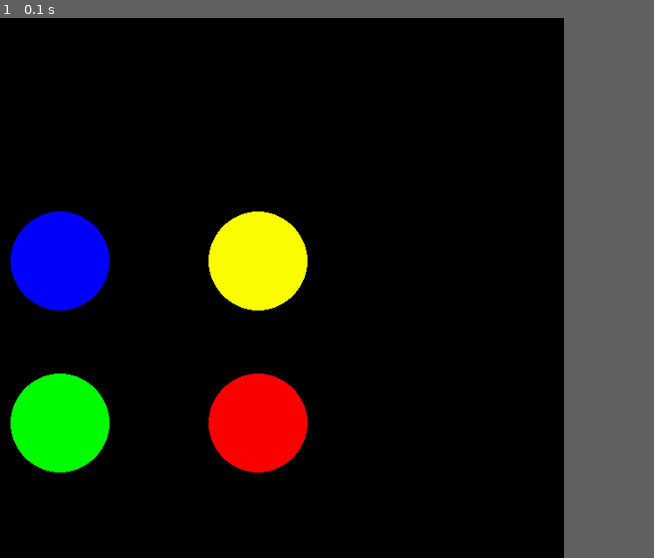
Above: before the commit, frame 1.
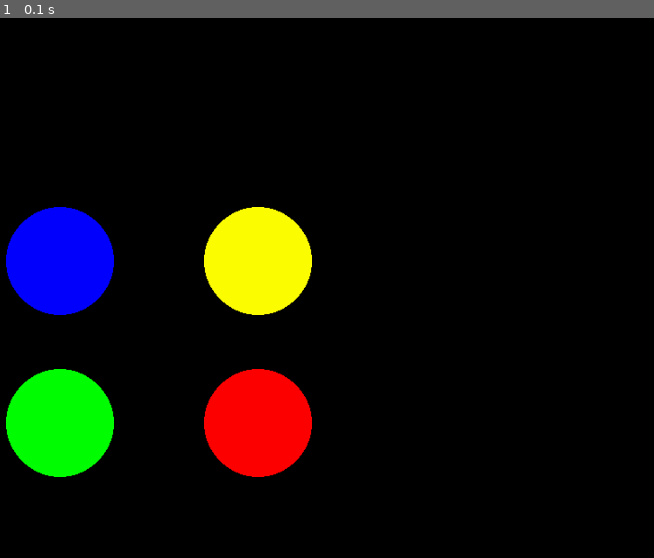
Above: after the commit, the same moment.

Repository: insper-classroom/devlife-23-1-projeto-pygame-henrique-turco-e-thiago-miranda
Game: pygame game, started from jogo.py
The game is run twice, just before and just after one commit, with the same random seed, the same clock (stepped at 60 frames per second) and the same inputs.
Inputs:
- Up to frame 1 (0.1 s): no input
The window is 810x540 before the commit and 900x540 after it. Grey fills any space a smaller window leaves; there, only what the larger window draws over its background counts as a difference.

The runs differ from the first frame. In frame 1, 2.0% of the frame differs, in the area x 0-48%, y 35-85%.

Commit message:
Desenho dos círculos na tela

Diff:
--- a/classes.py
+++ b/classes.py
@@ -6,49 +6,23 @@
     (0, 255, 0),
     (255, 0, 0)
 ]
-posicoes = [
-    (340, 270),
-    (560, 270),
-    (340, 450),
-    (560, 450)
-]
-class Circulo:
-    def __init__(self, x, y, raio):
-        self.x = x
-        self.y = y
-        self.raio = raio
-        self.lista_cores = cores
-        self.lista_posicoes = posicoes
-        self.circulos = []
 
-    # def desenha(self, window):
-    #     for i in range(len(self.lista_cores)):
-    #         self.circulos.append((window, self.lista_cores[i], (self.lista_posicoes[i]), self.raio))
-
-    def verifica_clique(self, x, y):
-        self.x = x
-        self.y = y
-        self.distancia_ponto_centro = ((self.cx - self.x)**2 + (self.cy - self.y)**2)**0.5
-        if self.distancia_ponto_centro <= self.raio:
-            return True
-        else:
-            return False
-
-class Jogo(Circulo):
+class Jogo:
     def __init__(self):
         pygame.init()
-        self.largura_janela = 900
+        self.largura_janela = 1000
         self.altura_janela = 600
         self.lista_cores = cores
-        self.lista_posicoes = posicoes
+
         self.raio = 55
         self.window = pygame.display.set_mode((self.largura_janela, self.altura_janela))
         pygame.display.set_caption('Pattern Pursuit')
+        self.circulos = Circulo(self.window)
 
     def desenha(self, window):
         self.window.fill((0, 0, 0))
-        for i in range(len(self.lista_cores)):
-            pygame.draw.circle(window, self.lista_cores[i], self.lista_posicoes[i], self.raio)
+        self.circulos.desenha()
+
         pygame.display.update()
 
     def atualiza_estado(self):
@@ -60,3 +34,23 @@
     def game_loop(self):
         while self.atualiza_estado():
             self.desenha(self.window)
+
+class Circulo:
+    def __init__(self, window):
+        self.window = window
+        self.posicoes = [
+        (340, 270),
+        (560, 270),
+        (340, 450),
+        (560, 450)
+        ]
+        self.lista_cores = cores
+        self.raio = 60
+        self.circulos = []
+
+        for i in range(len(self.lista_cores)):
+            self.circulos.append((window, self.lista_cores[i], (self.posicoes[i]), self.raio))
+
+    def desenha(self):
+        for i in range(len(self.lista_cores)):
+            pygame.draw.circle(self.window, self.lista_cores[i], self.posicoes[i], self.raio)
--- a/funcoes.py
+++ /dev/null
@@ -1,28 +0,0 @@
-import pygame
-
-from classes import Circulo
-
-def inicializa():
-    pygame.init()
-    largura_janela = 900
-    altura_janela = 600
-    window = pygame.display.set_mode((largura_janela, altura_janela))
-    pygame.display.set_caption('Pattern Pursuit')
-
-    circulos = []
-
-
-    return window
-
-
-def desenha(window):
-    window.fill((0, 0, 0))
-
-    pygame.display.update()
-
-
-def atualiza_estado():
-    for event in pygame.event.get():
-        if event.type == pygame.QUIT:
-            return False
-    return True
